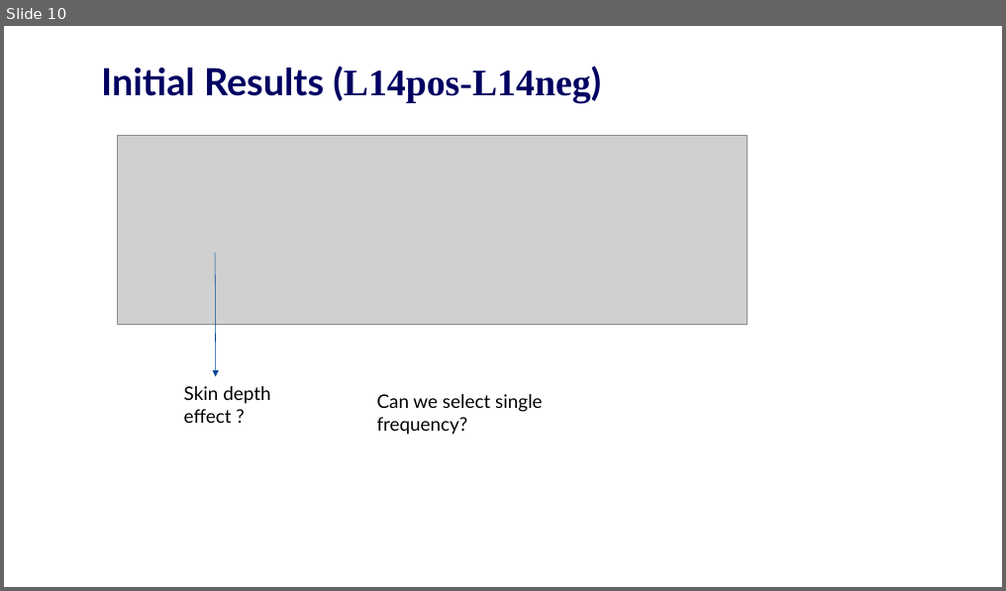
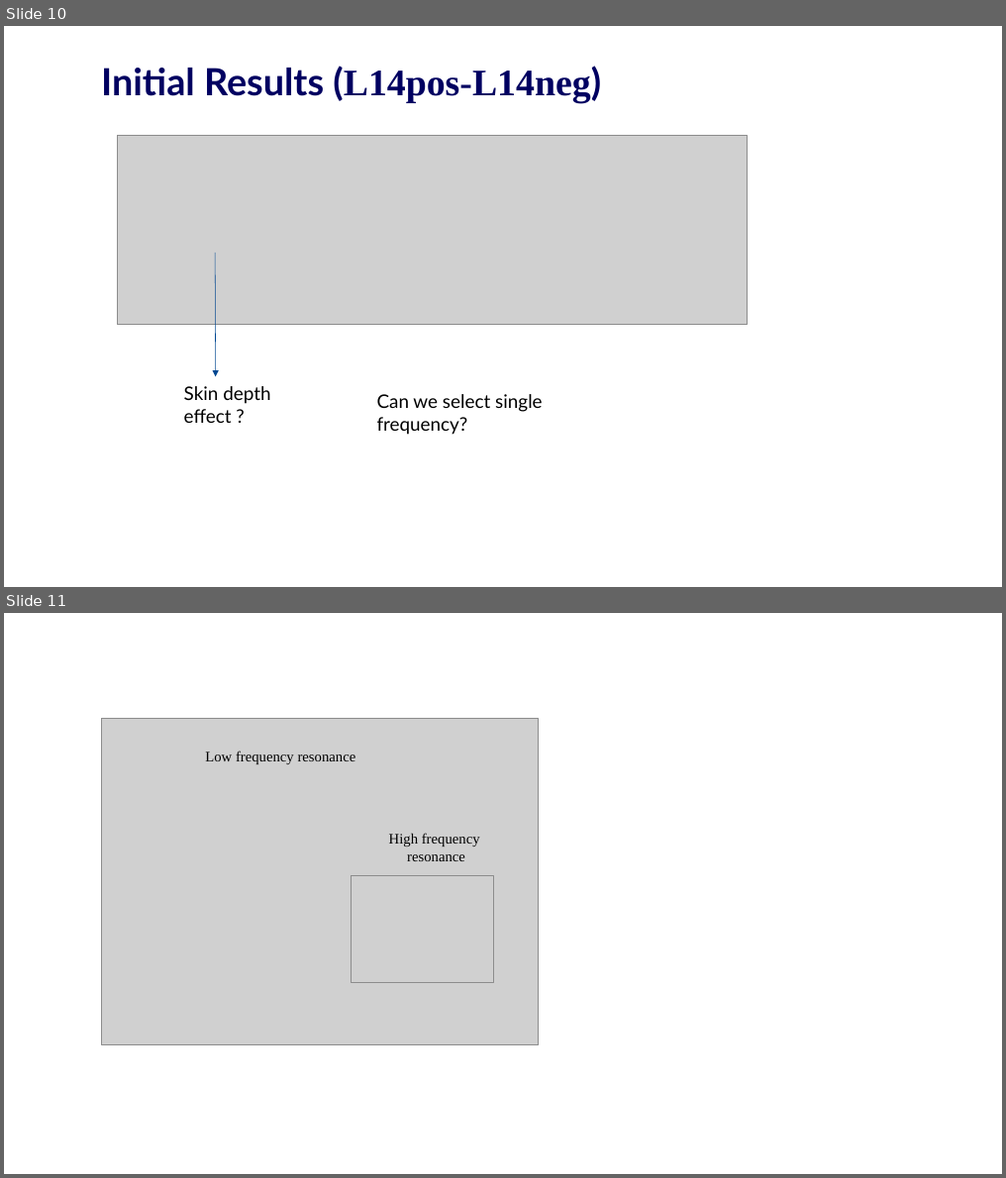
Before and after one commit to EnesAyaz/KTH, a slide deck: Weekly-Reports/DCLinkModellingIndutance.pptx. Shown one above the other, each under a label of ours: slide 10 before the commit, slides 10 and 11 after it. The pictures are 1006x591 and 1006x1178 pixels, drawn with LibreOffice and Linux fonts; fonts in the diff are those of the drawing; grey boxes stand for pictures; background and template pictures are left out. Boxes give left, top, right and bottom in pixels: in the first picture for what was removed or moved away, otherwise in the second. Text is boxed around its words. In the diff, an @@ line names an element or a change of style, - is before the commit and + after.

```diff
--- a/Weekly-Reports/DCLinkModellingIndutance.pptx
+++ b/Weekly-Reports/DCLinkModellingIndutance.pptx
@@ slide 11 added at box(4, 613, 1002, 1174), background #FFFFFF @@
@@ picture added at box(102, 718, 539, 1046) @@
@@ text added at box(205, 751, 356, 764), 14 pt, text #000000 @@
+Low frequency resonance
@@ text added at box(389, 833, 480, 861), 14 pt, text #000000 @@
+High frequency
+resonance
@@ picture added at box(350, 875, 493, 983) @@
```
Also in this commit, not shown: 1 slide changed, 1 other slide added, 10 other files.
